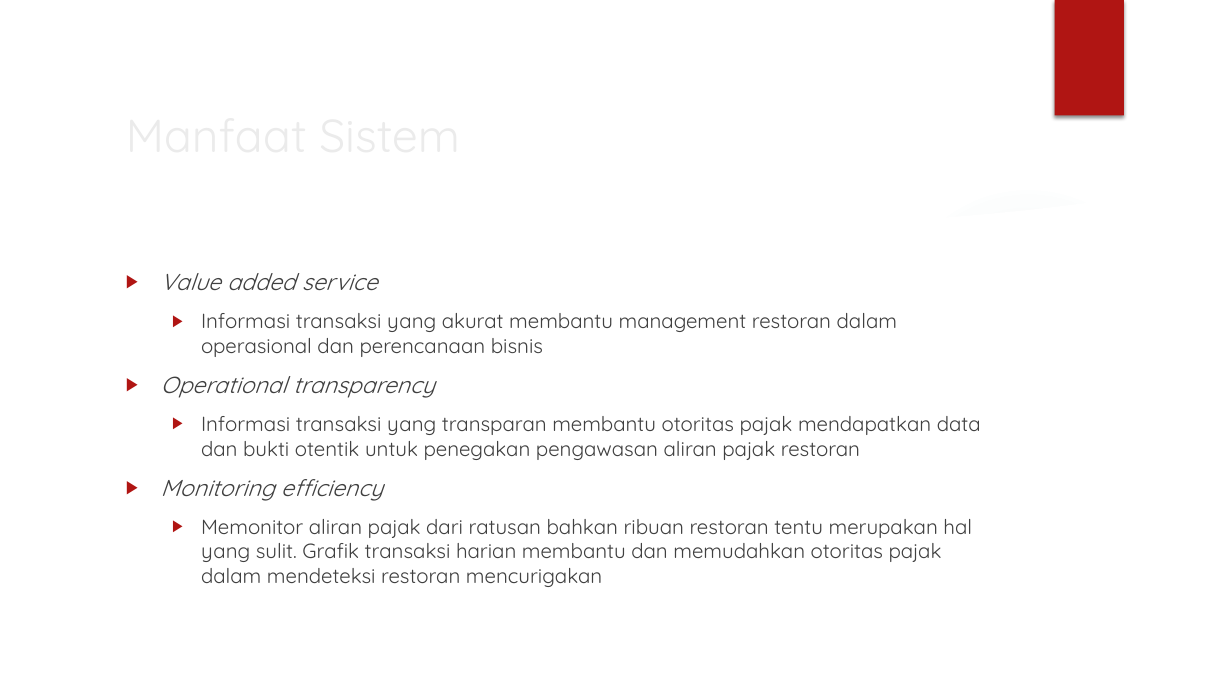
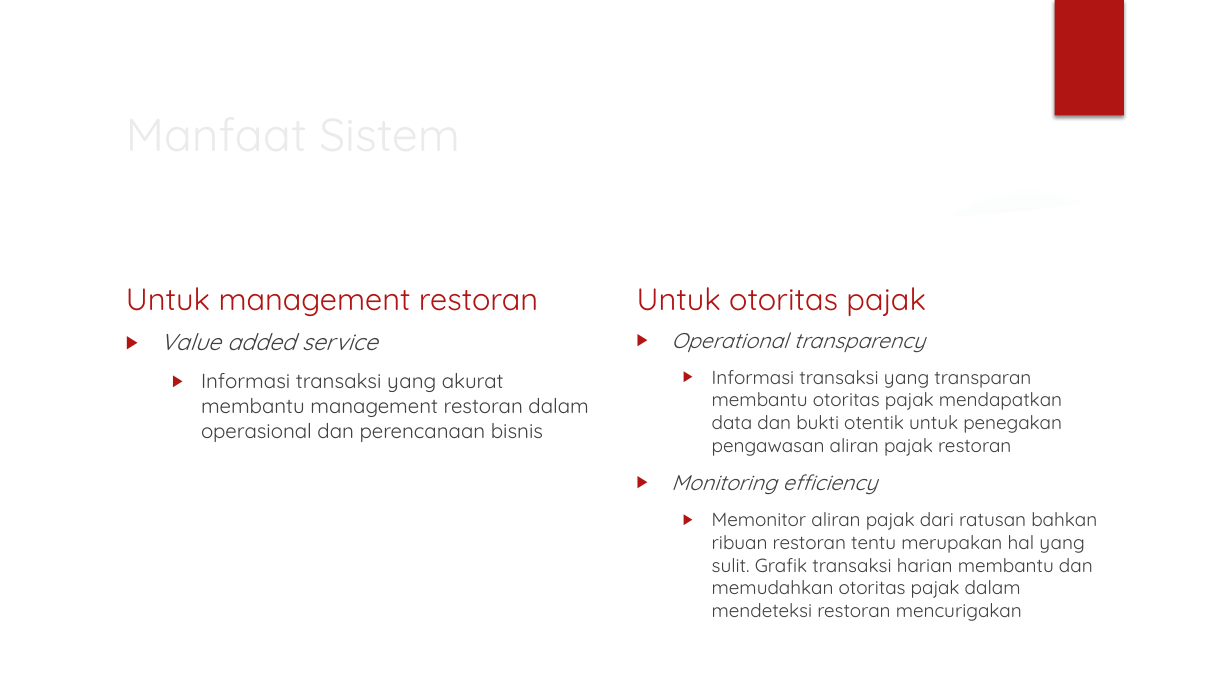
Before and after one commit to christiantigor/phri_web, a slide deck: slide 13 of Presentasi - PHRI.pptx. Drawn at 1232x693 pixels with LibreOffice and Linux fonts; fonts in the diff are those of the drawing; background and template pictures are left out. Boxes give left, top, right and bottom in pixels: in the first picture for what was removed or moved away, otherwise in the second. Text is boxed around its words. In the diff, an @@ line names an element or a change of style, - is before the commit and + after.

Commit message:
update presentation

```diff
--- a/Presentasi - PHRI.pptx
+++ b/Presentasi - PHRI.pptx
@@ text added at bbox=[126, 287, 538, 316], 24 pt, text #B01513 @@
+Untuk management restoran
@@ text added at bbox=[637, 287, 926, 316], 24 pt, text #B01513 @@
+Untuk otoritas pajak
@@ text "Value added service": place and size @@
-text "Value added service" at bbox=[161, 273, 981, 587]
+text "Value added service" at bbox=[161, 333, 588, 442]
@@ text added at bbox=[671, 333, 1097, 621], 14.8 pt, text #404040 @@
+▶ Operational transparency
+  ▶ Informasi transaksi yang transparan membantu otoritas pajak mendapatkan data dan bukti otentik untuk penegakan pengawasan aliran pajak restoran
+▶ Monitoring efficiency
+  ▶ Memonitor aliran pajak dari ratusan bahkan ribuan restoran tentu merupakan hal yang sulit. Grafik transaksi harian membantu dan memudahkan otoritas pajak dalam mendeteksi restoran mencurigakan
@@ text at bbox=[161, 416, 981, 587]: paragraphs removed @@
-▶ Operational transparency
-  ▶ Informasi transaksi yang transparan membantu otoritas pajak mendapatkan data dan bukti otentik untuk penegakan pengawasan aliran pajak restoran
-▶ Monitoring efficiency
-  ▶ Memonitor aliran pajak dari ratusan bahkan ribuan restoran tentu merupakan hal yang sulit. Grafik transaksi harian membantu dan memudahkan otoritas pajak dalam mendeteksi restoran mencurigakan
```
Also in this commit, not shown: 1 other slide changed, 1 other file.
